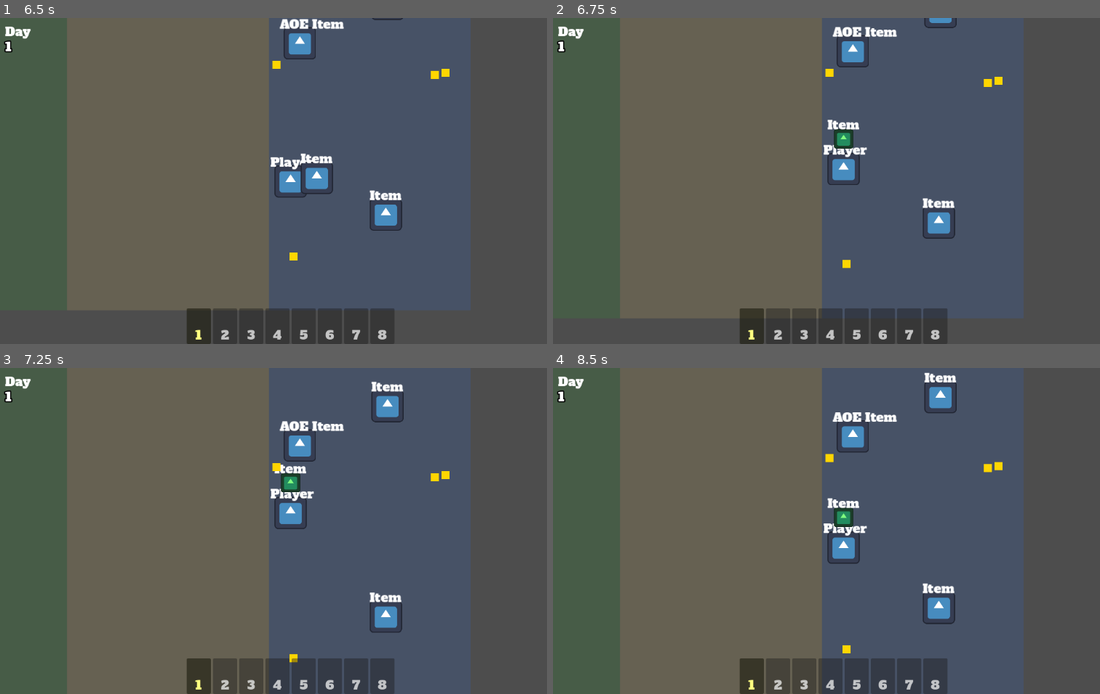
Above: before the commit, frames 1-4 (two rows, left to right).
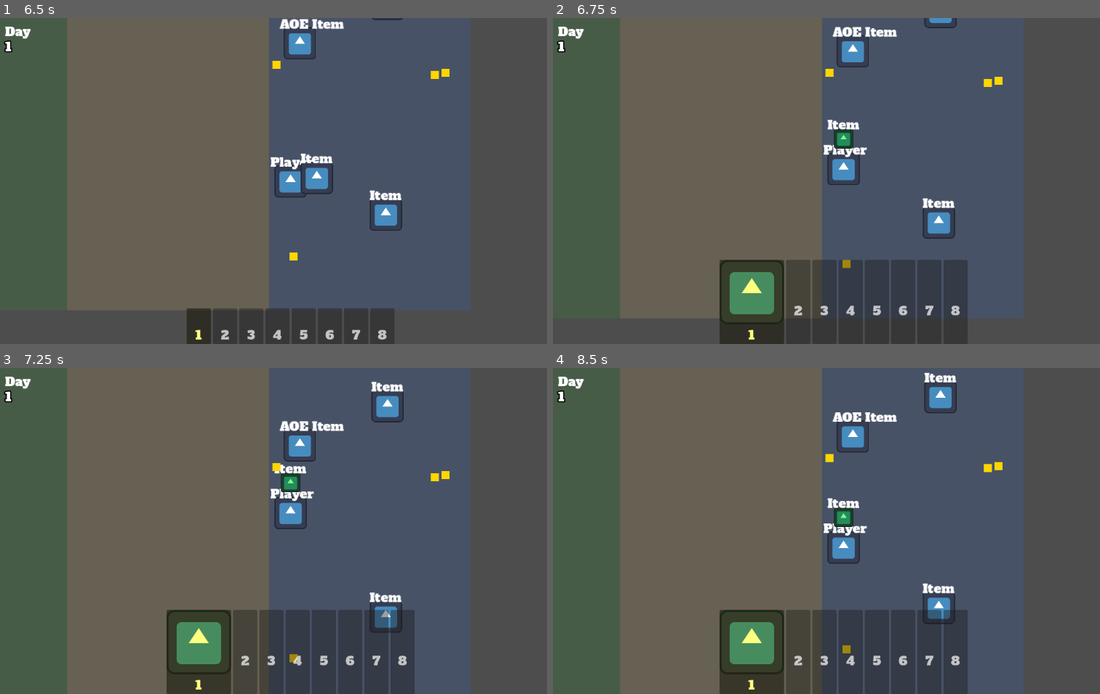
Above: after the commit, the same moments.

Repository: poga/dark-sea
Game: Godot game, scene res://scenes/game/main.tscn
Same seed, same stepped clock (60 frames per second), same inputs: the game is played once before the commit and once after it. The project has no main scene, so this scene is started directly. The engine's default icon, where the game draws it, is replaced by a stand-in: a white triangle on a blue panel in a dark square.
Inputs (mouse positions are in pixels of both pictures, inside the frame that each line leads up to):
- Up to frame 1 (6.5 s): tap Enter at 0.5 s; move the mouse to (415, 164) at 0.52 s; hold D (move_right) 0.53-1.25 s; hold Space (interact) 0.53-1.25 s; click (415, 164) at 0.67 s; drag from (175, 197) to (38, 181) at 1.27 s; move the mouse to (350, 109) at 2.02 s; hold D (move_right) 2.03-2.75 s; tap Alt at 2.1, 5.1 s; drag from (262, 246) to (317, 181) at 2.77 s; move the mouse to (464, 229) at 3.52 s; hold A (move_left) 3.53-4.25 s; hold Space (interact) 3.53-4.25 s; drag from (114, 132) to (350, 181) at 4.27 s; move the mouse to (317, 181) at 5.02 s; hold S (move_down) 5.03-5.75 s; click (317, 181) at 5.17 s; drag from (202, 99) to (371, 128) at 5.77 s
- Up to frame 2 (6.75 s): move the mouse to (968, 164) at 6.52 s; hold W (move_up) from 6.53 s (still down); hold Space (interact) from 6.53 s (still down)
- Up to frame 3 (7.25 s): keep holding W (move_up); keep holding Space (interact)
- Up to frame 4 (8.5 s): release W (move_up) at 7.25 s; release Space (interact) at 7.25 s; drag from (728, 547) to (924, 511) at 7.27 s; move the mouse to (903, 459) at 8.02 s; hold S (move_down) from 8.03 s (still down); tap Alt at 8.1 s

Frame 1 is identical in both runs. In frame 2, 7.6% of the frame differs, in the area x 30-76%, y 74-100%; in frame 3, 8.0%; in frame 4, 8.1%.

Commit message:
fix: set inventory_icon placeholder on item scenes
Uses icon.svg as placeholder so toolbar displays icons when items are picked up.
Designers can replace with proper art later.

Co-Authored-By: Claude Opus 4.6 <noreply@anthropic.com>

Diff:
--- a/scenes/item/aoe_item.tscn
+++ b/scenes/item/aoe_item.tscn
@@ -11,6 +11,7 @@
 
 [node name="Item" type="Area2D"]
 script = ExtResource("1")
+inventory_icon = ExtResource("2")
 item_name = "AOE Item"
 
 [node name="PickupState" type="Node2D" parent="."]
--- a/scenes/item/item.tscn
+++ b/scenes/item/item.tscn
@@ -11,6 +11,7 @@
 
 [node name="Item" type="Area2D"]
 script = ExtResource("1")
+inventory_icon = ExtResource("2")
 
 [node name="PickupState" type="Node2D" parent="."]
 
